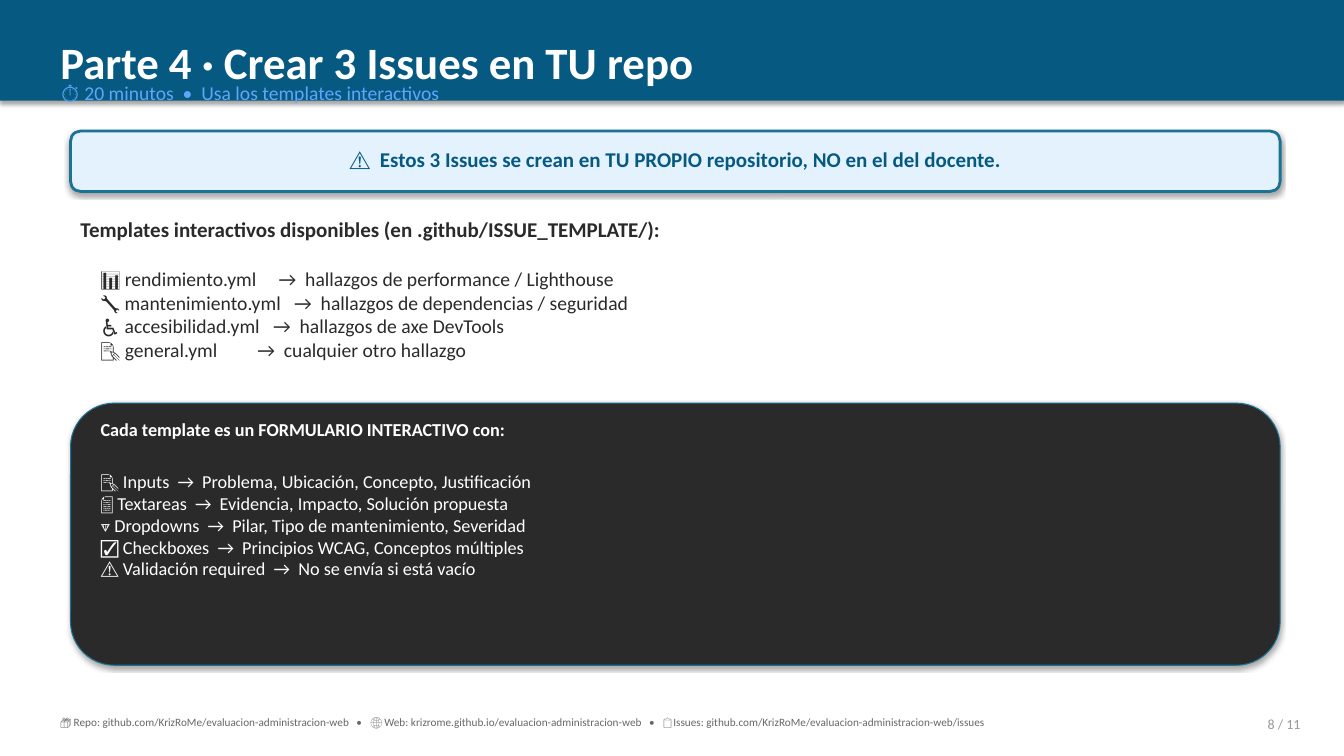
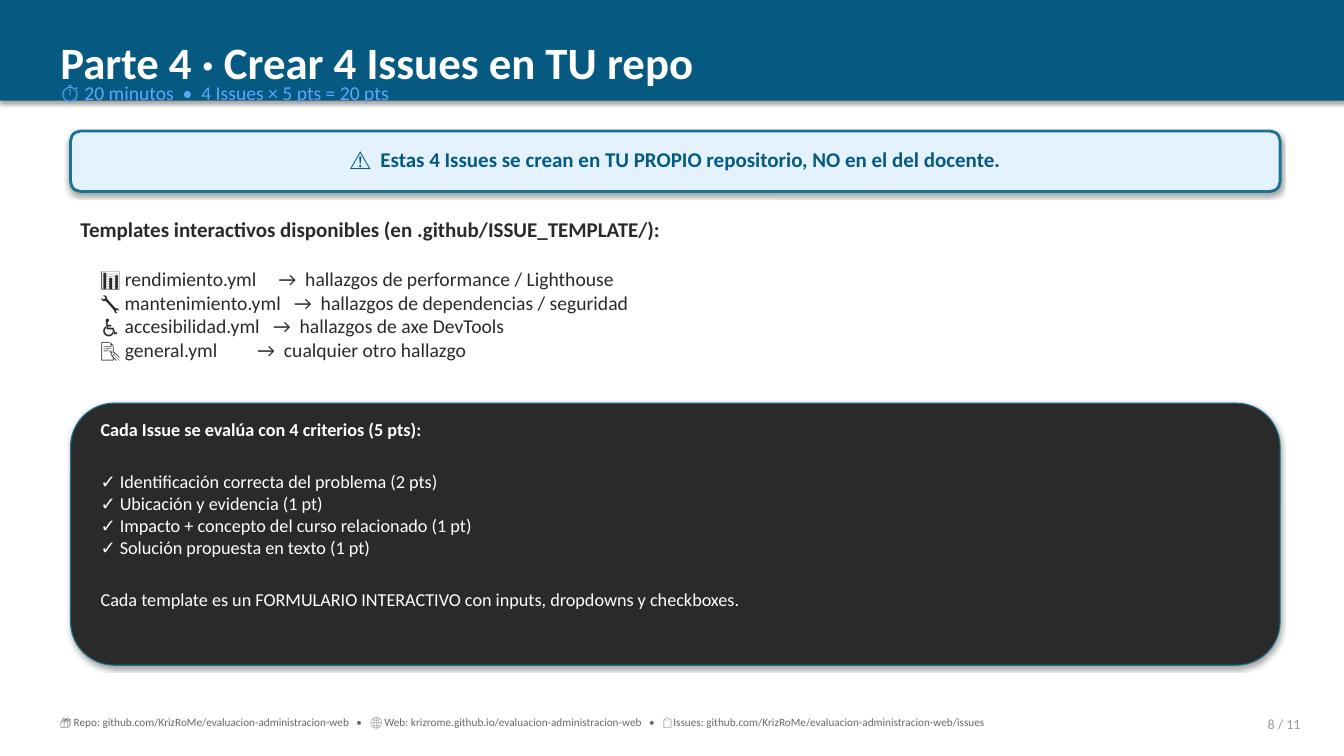
Before and after one commit to KrizRoMe/evaluacion-administracion-web, a slide deck: slide 8 of EVALUACION_PRACTICA_01.pptx. Drawn at 1344x756 pixels with LibreOffice and Linux fonts; fonts in the diff are those of the drawing. Boxes give left, top, right and bottom in pixels: in the first picture for what was removed or moved away, otherwise in the second. Text is boxed around its words. In the diff, an @@ line names an element or a change of style, - is before the commit and + after.

Commit message:
feat: recalibrar a 4 issues × 5 pts + 15 problemas intencionales
PPT, instrucciones, checklist, README plantilla y markdown actualizados:
- 4 Issues (no 3) en el repo del estudiante
- 5 pts por Issue (no 6) = 20 pts total
- Sitio tiene 15 problemas (no 6), estudiante identifica 4
- Dificultad uniforme 4/10

Las respuestas esperadas ya NO están en este repo público.
 Se movieron a: https://github.com/KrizRoMe/evaluacion-administracion-web-docente (privado)

```diff
--- a/EVALUACION_PRACTICA_01.pptx
+++ b/EVALUACION_PRACTICA_01.pptx
@@ text at (x1=60, y1=49, x2=693, y2=91): text changed @@
-Parte 4 · Crear 3 Issues en TU repo
+Parte 4 · Crear 4 Issues en TU repo
@@ text at (x1=84, y1=86, x2=388, y2=105): text changed @@
-⏱ 20 minutos • Usa los templates interactivos
+⏱ 20 minutos • 4 Issues × 5 pts = 20 pts
@@ text at (x1=380, y1=152, x2=1000, y2=171): text changed @@
-⚠️ Estos 3 Issues se crean en TU PROPIO repositorio, NO en el del docente.
+⚠️ Estas 4 Issues se crean en TU PROPIO repositorio, NO en el del docente.
@@ text at (x1=101, y1=422, x2=739, y2=609): text changed @@
-Cada template es un FORMULARIO INTERACTIVO con:
-📝 Inputs → Problema, Ubicación, Concepto, Justificación
-📄 Textareas → Evidencia, Impacto, Solución propuesta
-🔽 Dropdowns → Pilar, Tipo de mantenimiento, Severidad
-☑️ Checkboxes → Principios WCAG, Conceptos múltiples
-⚠️ Validación required → No se envía si está vacío
+Cada Issue se evalúa con 4 criterios (5 pts):
+✓ Identificación correcta del problema (2 pts)
+✓ Ubicación y evidencia (1 pt)
+✓ Impacto + concepto del curso relacionado (1 pt)
+✓ Solución propuesta en texto (1 pt)
+Cada template es un FORMULARIO INTERACTIVO con inputs, dropdowns y checkboxes.
```
Also in this commit, not shown: 4 other slides changed, 35 other files.
